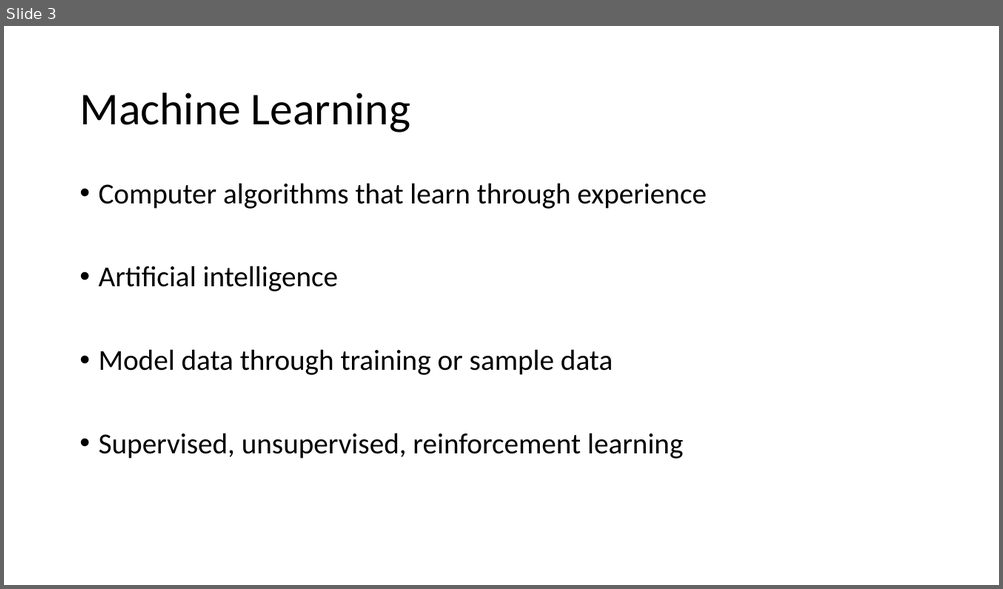
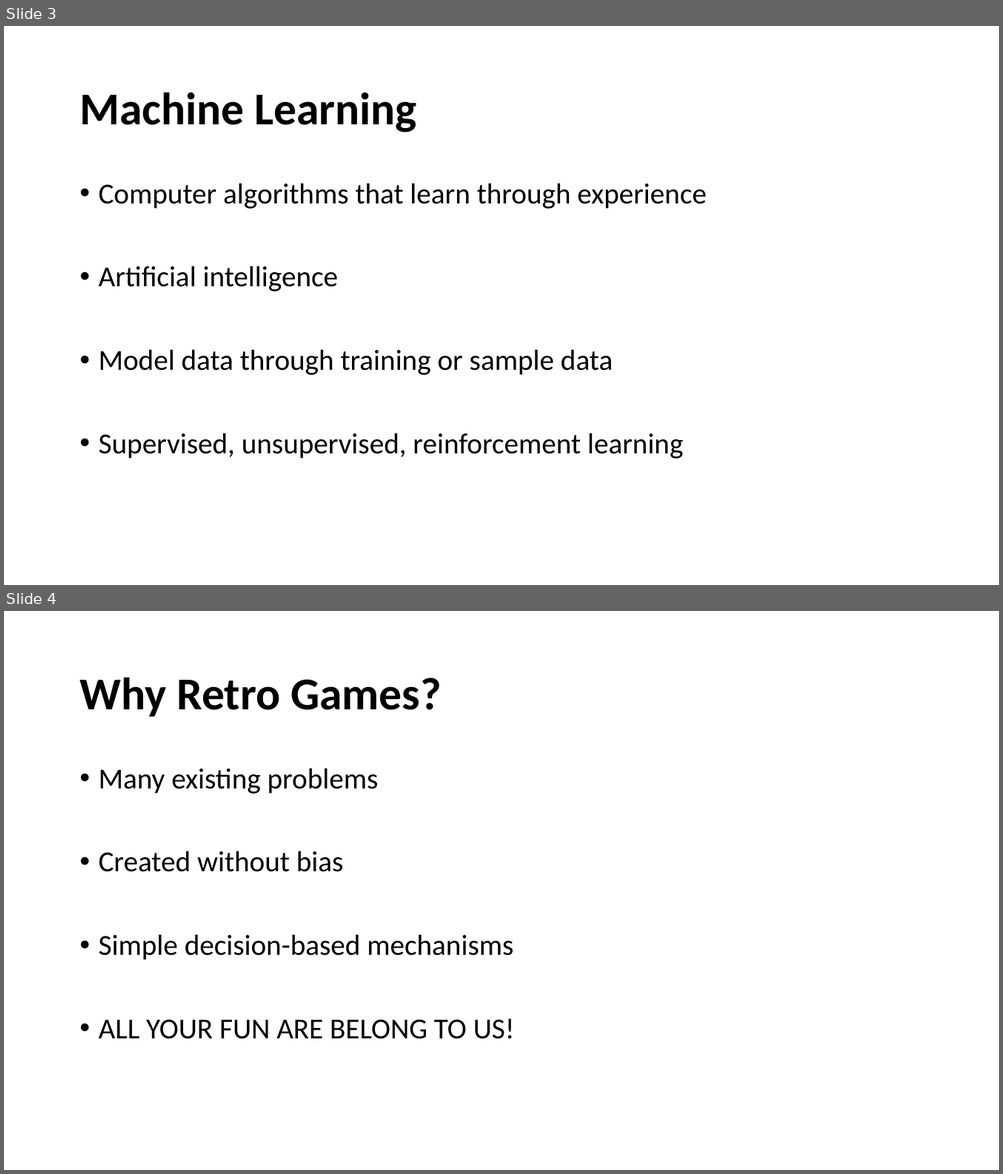
Before and after one commit to jmcmeen/novus-retro, a slide deck: presentation/Evolving Neural Networks for Retro Video Games.pptx. Shown one above the other, each under a label of ours: slide 3 before the commit, slides 3 and 4 after it. The pictures are 1003x589 and 1003x1174 pixels, drawn with LibreOffice and Linux fonts; fonts in the diff are those of the drawing; background and template pictures are left out. Boxes give left, top, right and bottom in pixels: in the first picture for what was removed or moved away, otherwise in the second. Text is boxed around its words. In the diff, an @@ line names an element or a change of style, - is before the commit and + after.

```diff
--- a/presentation/Evolving Neural Networks for Retro Video Games.pptx
+++ b/presentation/Evolving Neural Networks for Retro Video Games.pptx
@@ slide 4 added at (4,611,999,1170), background picture (left out) @@
@@ title added at (79,677,441,717), 44 pt, text #000000, bold @@
+Why Retro Games?
@@ text added at (99,768,515,1039), 28 pt, text #000000 @@
+• Many existing problems
+• Created without bias
+• Simple decision-based mechanisms
+• ALL YOUR FUN ARE BELONG TO US!
@@ slide 3 changed as well @@
@@ title "Machine Learning" at (79,92,417,133): bold on @@
```
Also in this commit, not shown: 7 other slides changed, 1 other slide added, 2 slides removed, 2 other files.
